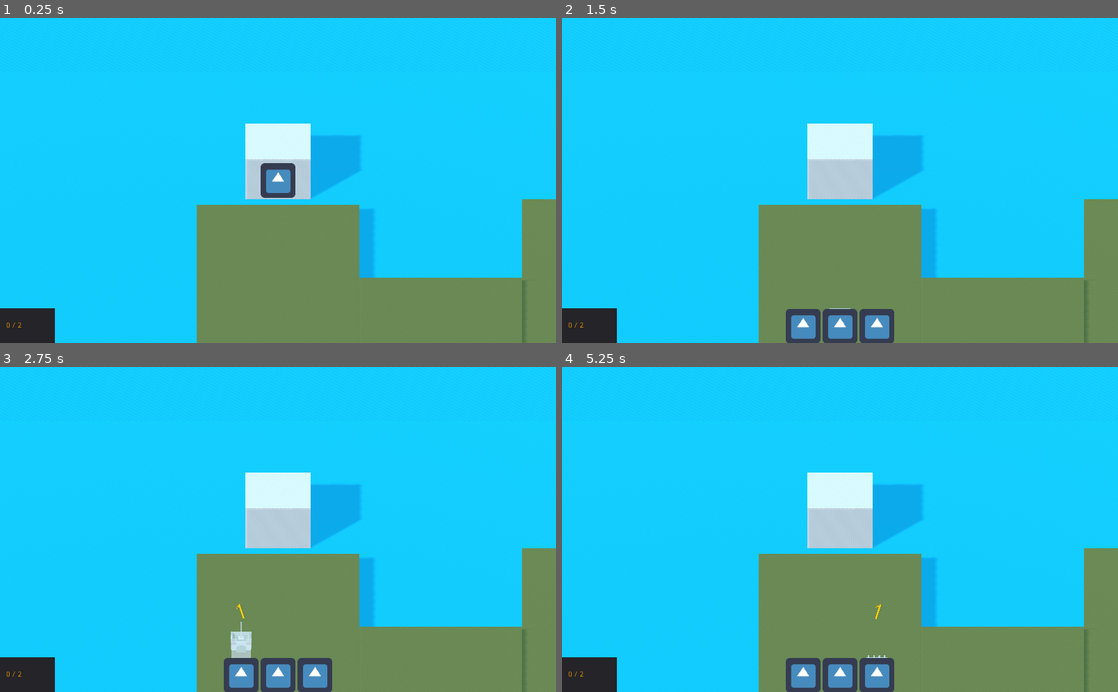
Above: before the commit, frames 1-4 (two rows, left to right).
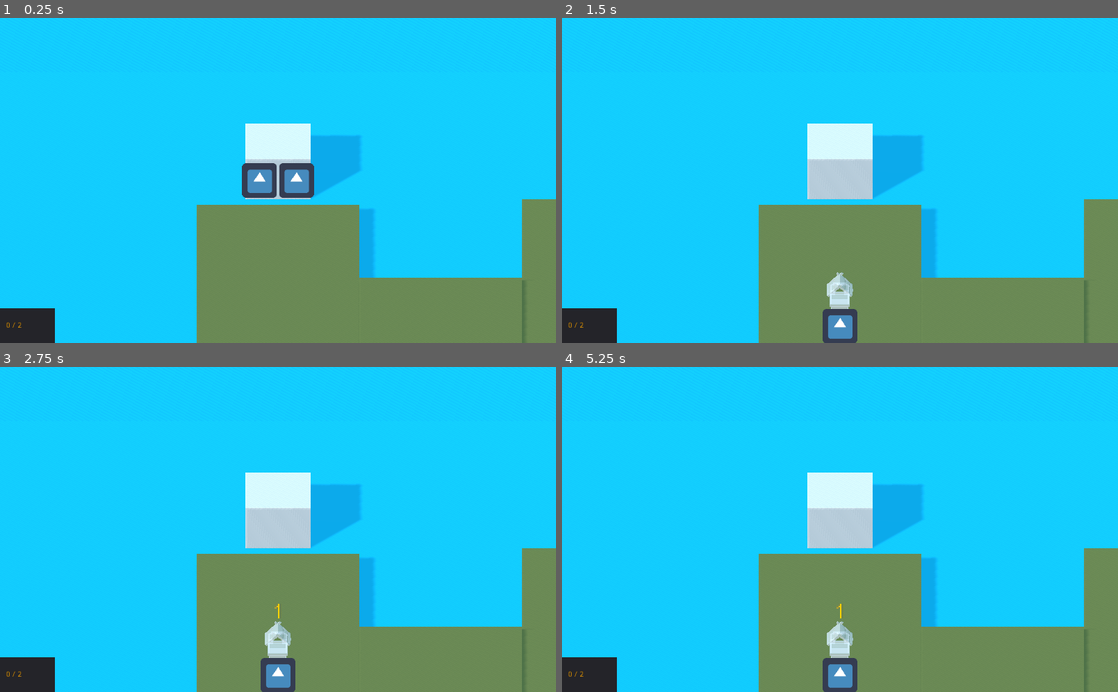
Above: after the commit, the same moments.

Repository: theludovyc/Godot_Islanders
Game: Godot game, scene res://Scene/Game.tscn
Two runs of this game, one before a commit and one after it. Both use one fixed random seed, a clock stepped at 60 frames per second and the inputs below. The engine's default icon, where the game draws it, is replaced by a stand-in: a white triangle on a blue panel in a dark square.
Inputs (mouse positions are in pixels of both pictures, inside the frame that each line leads up to; where the layout moved, square brackets give the same spot in the first picture):
- Up to frame 1 (0.25 s): no input
- Up to frame 2 (1.5 s): click (856, 180) [840, 180] at 0.5 s; click (840, 326) at 1.27 s
- Up to frame 3 (2.75 s): click (278, 675) [239, 675] at 2 s
- Up to frame 4 (5.25 s): click (840, 675) [801, 675] at 2.75 s; click (840, 675) at 3.5 s; click (840, 675) at 4.25 s; click (840, 675) [878, 675] at 5 s

The runs differ from the first frame. In frame 1, 1.1% of the frame differs, in the area x 43-57%, y 44-56%; in frame 2, 1.7%; in frame 3, 2.0%, in the area x 40-60%, y 72-100%; in frame 4, 1.7%.

Commit message:
add viking pack

Diff:
--- /dev/null
+++ b/Scene/Viking/Viking_Tower_01.tscn
@@ -0,0 +1,23 @@
+[gd_scene load_steps=5 format=2]
+
+[ext_resource path="res://Art/PolygonMinis_Texture_01.png" type="Texture" id=1]
+[ext_resource path="res://Art/Viking/SM_Bld_Viking_Tower_01.obj" type="ArrayMesh" id=2]
+
+[sub_resource type="SpatialMaterial" id=2]
+albedo_texture = ExtResource( 1 )
+
+[sub_resource type="BoxShape" id=1]
+extents = Vector3( 0.4, 0.75, 0.35 )
+
+[node name="Adventure_Tower_01" type="Area"]
+collision_layer = 2
+collision_mask = 2
+
+[node name="MeshInstance" type="MeshInstance" parent="."]
+transform = Transform( 1, 0, 0, 0, 1, 0, 0, 0, 1, 0, -0.05, 0 )
+mesh = ExtResource( 2 )
+material/0 = SubResource( 2 )
+
+[node name="CollisionShape" type="CollisionShape" parent="."]
+transform = Transform( 1, 0, 0, 0, 1, 0, 0, 0, 1, 0, 0.7, 0 )
+shape = SubResource( 1 )
--- a/Script/Load.gd
+++ b/Script/Load.gd
@@ -8,4 +8,8 @@
 			"Adventure_House_01":preload("res://Scene/Adventure/Adventure_House_01.tscn"),
 			"Adventure_House_02":preload("res://Scene/Adventure/Adventure_House_02.tscn")
 		}
+	,"Viking":
+		{
+			"Viking_Tower_01":preload("res://Scene/Viking/Viking_Tower_01.tscn")
+		}
 	}
Not shown, added: Art/Viking/SM_Bld_Viking_Tower_01.obj
Not shown, added: Art/Viking/SM_Bld_Viking_Tower_01.obj.import
